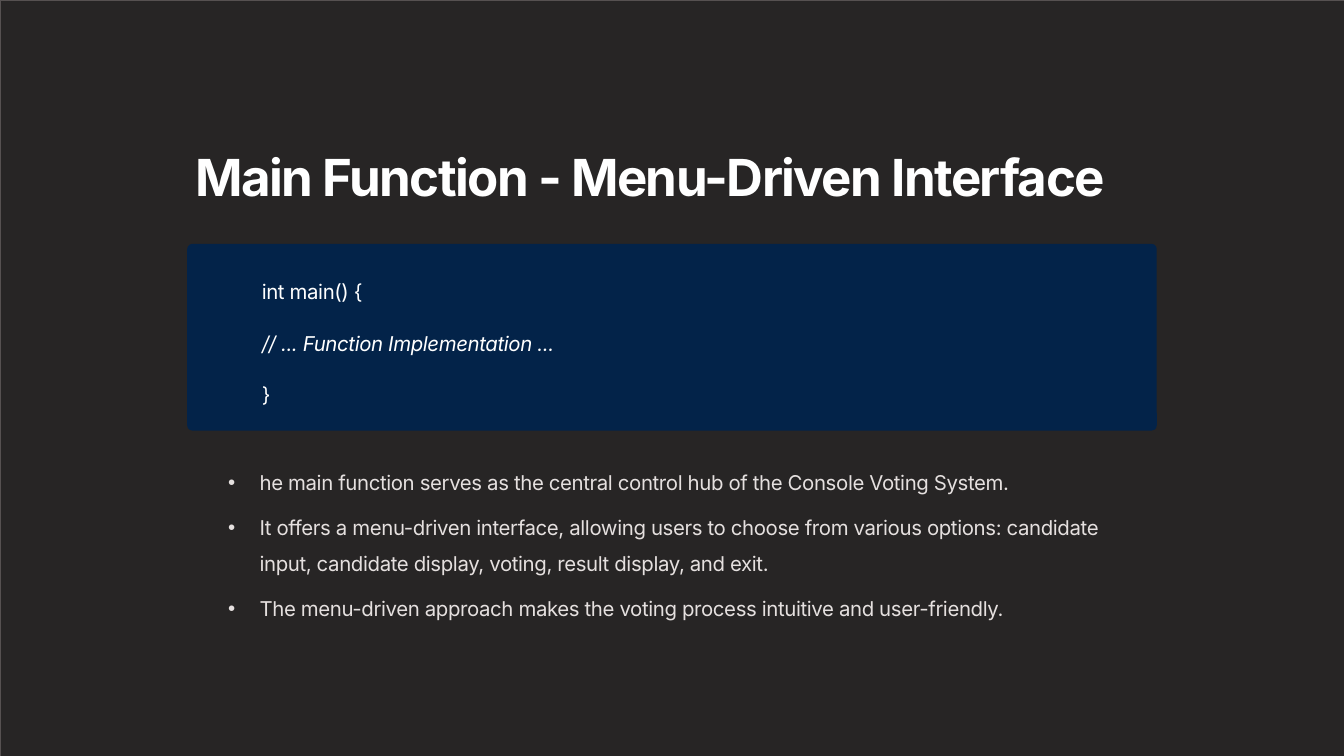
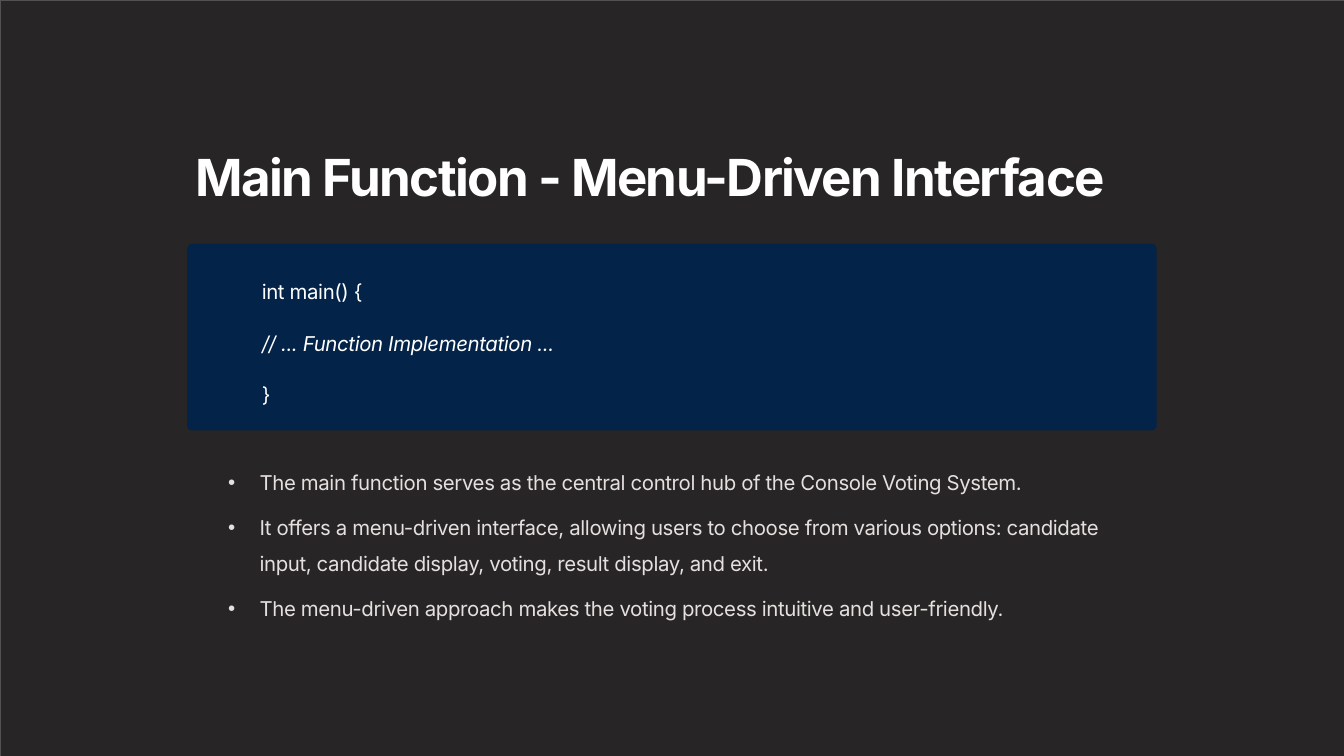
Before and after one commit to dev-sandip/C-Project, a slide deck: slide 5 of Final PPT.pptx (slide 10 before the commit). Drawn at 1344x756 pixels with LibreOffice and Linux fonts; fonts in the diff are those of the drawing; background and template pictures are left out. Boxes give left, top, right and bottom in pixels: in the first picture for what was removed or moved away, otherwise in the second. Text is boxed around its words. In the diff, an @@ line names an element or a change of style, - is before the commit and + after.

```diff
--- a/Final PPT.pptx
+++ b/Final PPT.pptx
@@ text at bbox=[260, 474, 1022, 495]: text changed @@
-• he main function serves as the central control hub of the Console Voting System.
+• The main function serves as the central control hub of the Console Voting System.
```
Also in this commit, not shown: 1 other slide changed, 1 other file.
